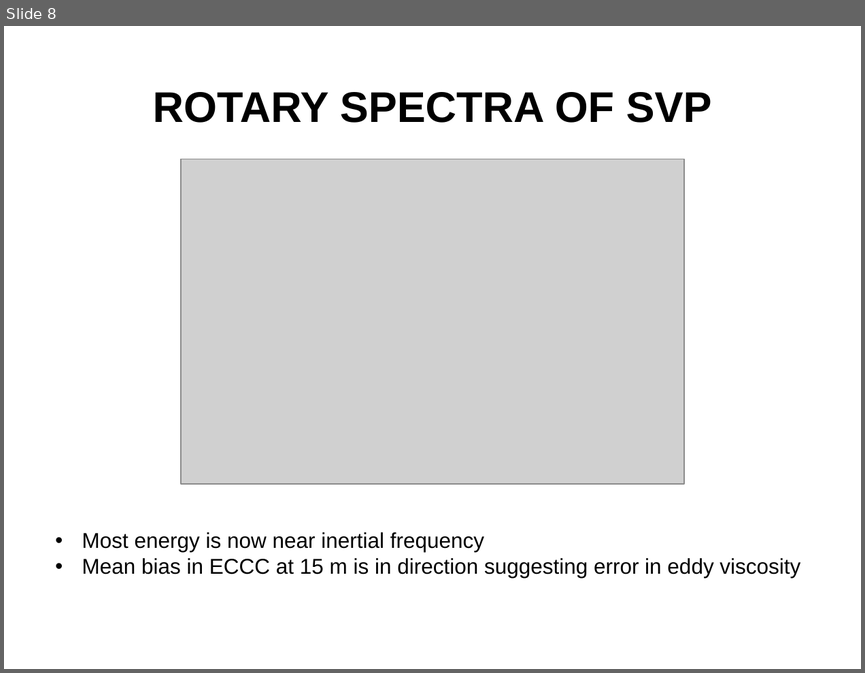
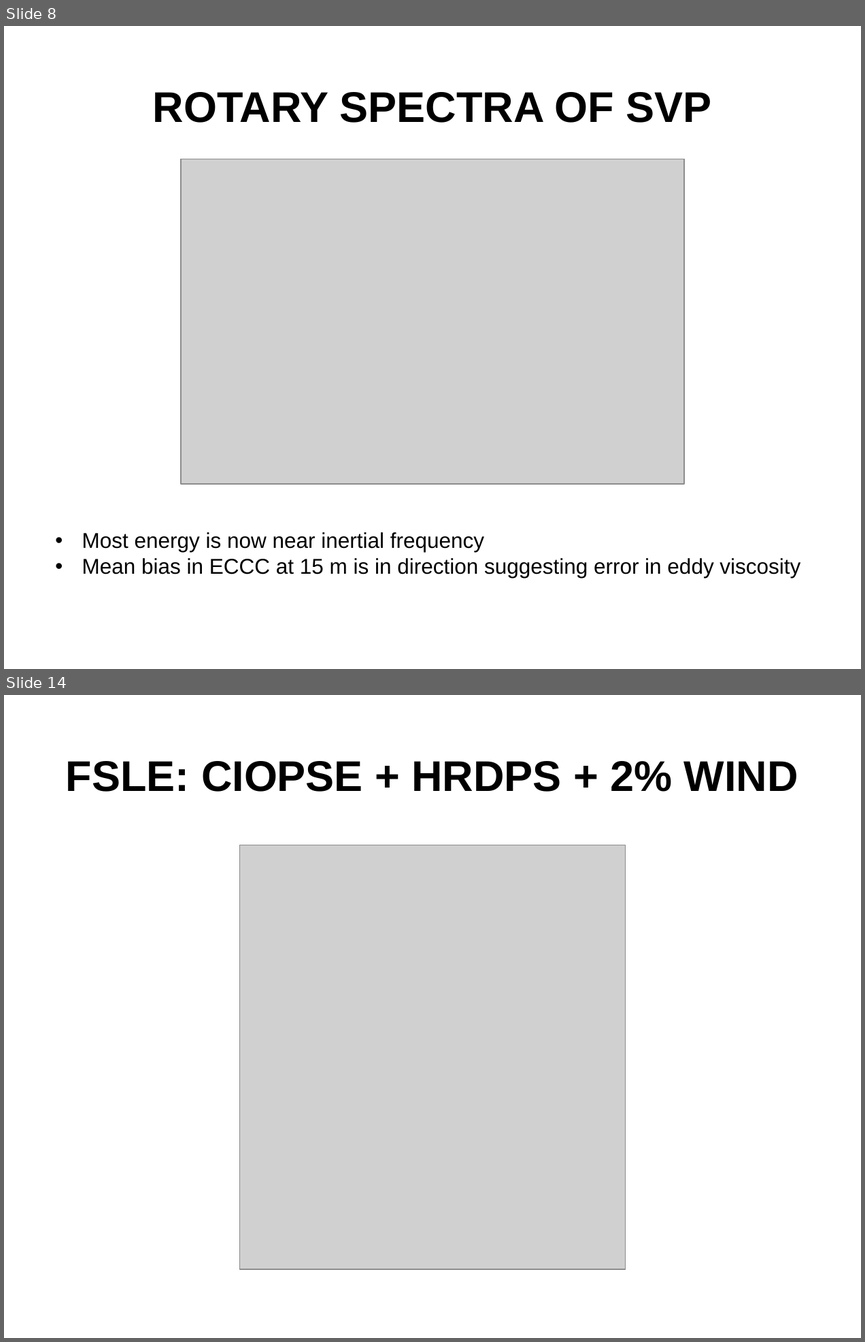
Before and after one commit to nsoontie/velocity-error, a slide deck: presentations/MOI-CONCEPTS-2021/Soontiens_Sutherland_drift_DFO-MOI.pptx. Shown one above the other, each under a label of ours: slide 8 before the commit, slides 8 and 14 after it; the slides between them are not shown. The pictures are 865x673 and 865x1342 pixels, drawn with LibreOffice and Linux fonts; fonts in the diff are those of the drawing; grey boxes stand for pictures; background and template pictures are left out. Boxes give left, top, right and bottom in pixels: in the first picture for what was removed or moved away, otherwise in the second. Text is boxed around its words. In the diff, an @@ line names an element or a change of style, - is before the commit and + after.

```diff
--- a/presentations/MOI-CONCEPTS-2021/Soontiens_Sutherland_drift_DFO-MOI.pptx
+++ b/presentations/MOI-CONCEPTS-2021/Soontiens_Sutherland_drift_DFO-MOI.pptx
@@ slide 14 added at (4, 695, 861, 1338), background picture (left out) @@
@@ title added at (66, 761, 798, 792), 36 pt, text #000000, bold @@
+FSLE: CIOPSE + HRDPS + 2% WIND
@@ picture added at (239, 845, 626, 1269) @@
```
Also in this commit, not shown: 1 slide changed, 7 other slides added, 1 slide removed.
